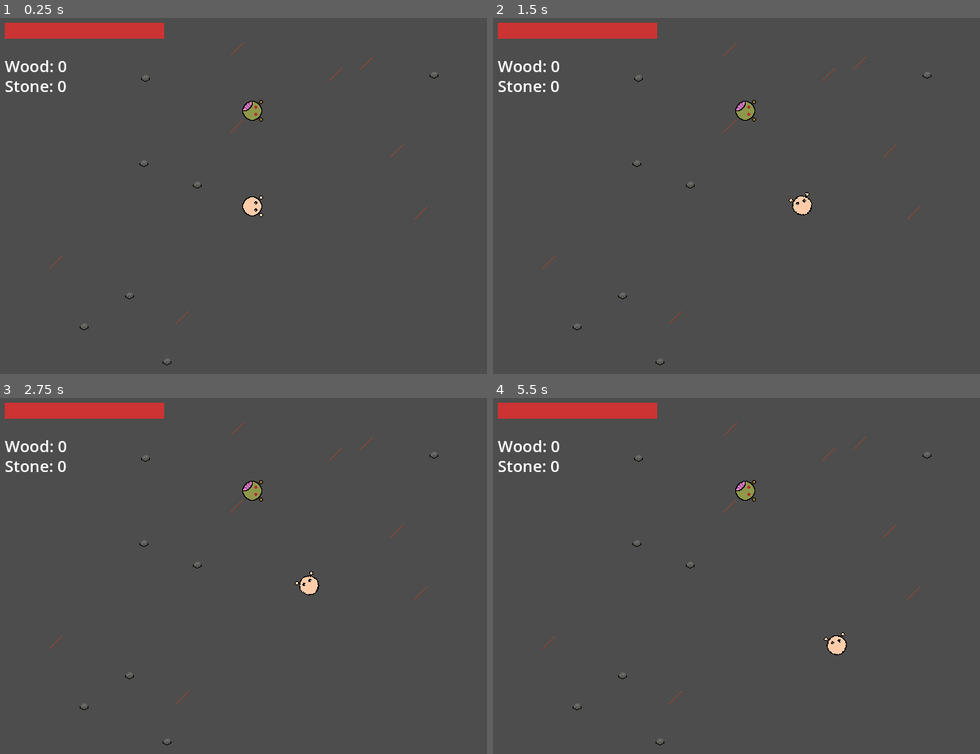
Above: before the commit, frames 1-4 (two rows, left to right).
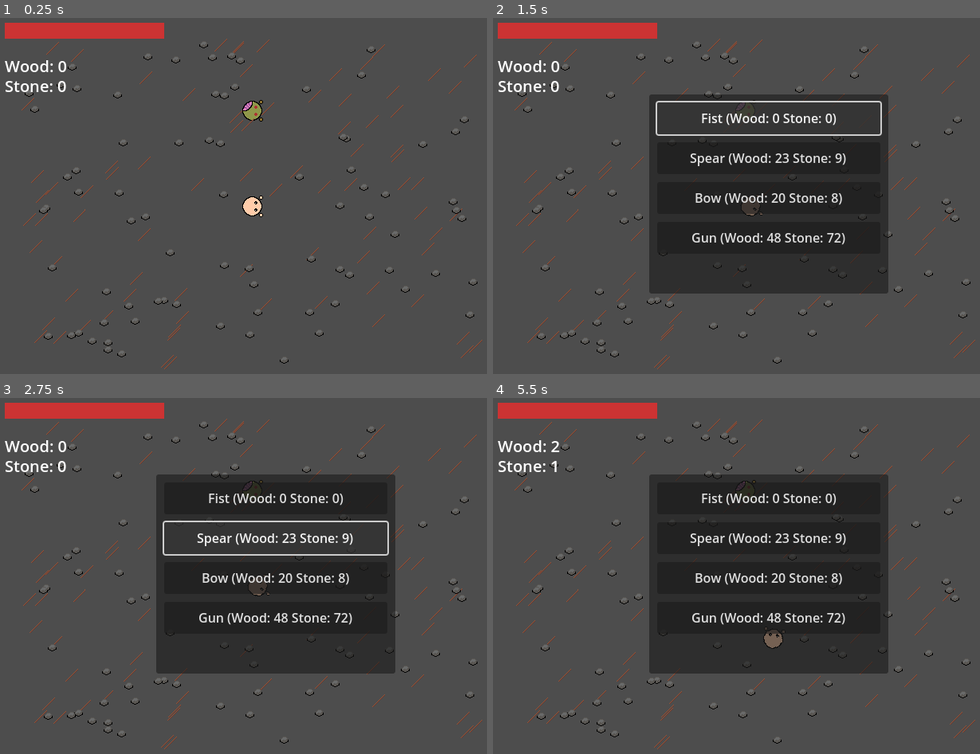
Above: after the commit, the same moments.

Repository: wondertrash/zombwio
Game: Godot game, scene res://main.tscn
Two runs of this game, one before a commit and one after it. Both use one fixed random seed, a clock stepped at 60 frames per second and the inputs below.
Inputs (mouse positions are in pixels of both pictures, inside the frame that each line leads up to):
- Up to frame 1 (0.25 s): no input
- Up to frame 2 (1.5 s): tap Enter at 0.5 s; move the mouse to (858, 185) at 0.52 s; hold D (right) 0.53-1.25 s; tap C (craft, bound only after the commit) at 0.6 s; click (858, 185) at 0.67 s; click (770, 117) at 1.25 s, where only the run after the commit has a clickable "Fist (Wood: 0 Stone: 0)"
- Up to frame 3 (2.75 s): click (277, 536) at 2 s, where only the run after the commit has a clickable "Spear (Wood: 23 Stone: 9)"
- Up to frame 4 (5.5 s): click (770, 579) at 2.75 s, where only the run after the commit has a clickable "Bow (Wood: 20 Stone: 8)"; click (770, 618) at 3.5 s, where only the run after the commit has a clickable "Gun (Wood: 48 Stone: 72)"; tap Space at 4.25 s; move the mouse to (643, 604) at 4.27 s; hold S (down) 4.28-5.03 s; tap C (craft, bound only after the commit) at 4.35, 5.3 s; move the mouse to (794, 501) at 5.02 s; hold D (right) from 5.03 s (still down); tap Alt at 5.1 s

The runs differ from the first frame. In frame 1, 1.8% of the frame differs, in the area x 4-100%, y 5-99%; in frame 2, 25%; in frame 3, 25%; in frame 4, 28%.

Commit message:
crafting + weapons, will work on anims soon

Diff:
--- /dev/null
+++ b/zombwio/craftingui.gd
@@ -0,0 +1,51 @@
+extends CanvasLayer
+@onready var player = get_tree().get_first_node_in_group("player")
+var panel: Panel
+var is_open: bool = false
+var recipes = {
+	"Fist": [0, 0, 0, 0],
+	"Spear": [23, 9, 20, 10],
+	"Bow": [20, 8, 10, 30],
+	"Gun": [48, 72, 7, 50]
+}
+func _ready() -> void:
+	process_mode = Node.PROCESS_MODE_ALWAYS
+	panel = Panel.new()
+	panel.position = Vector2(200, 100)
+	panel.size = Vector2(300, 250)
+	panel.visible = false
+	panel.process_mode = Node.PROCESS_MODE_ALWAYS
+	add_child(panel)
+	var y_pos = 10
+	for item_name in recipes.keys():
+		var recipe = recipes[item_name]
+		var button = Button.new()
+		button.text = "%s (Wood: %d Stone: %d)" % [item_name,recipe[0], recipe[1]]
+		button.position = Vector2(10, y_pos)
+		button.size = Vector2(280, 40)
+		button.pressed.connect(_craft_item.bind(item_name))
+		panel.add_child(button)
+		y_pos += 50
+func _process(delta: float) -> void:
+	if Input.is_action_just_pressed("craft"):
+		toggle_menu()
+func toggle_menu():
+	is_open = !is_open
+	panel.visible = is_open
+	get_tree().paused = is_open
+func _craft_item(item_name: String):
+	if not player:
+		return
+	var recipe = recipes[item_name]
+	var wood_cost = recipe[0]
+	var stone_cost = recipe[1]
+	var damage_bonus = recipe[2]
+	var range_bonus = recipe[3]
+	if player.inventory["wood"] >= wood_cost and player.inventory["stone"] >= stone_cost:
+		player.inventory["wood"] -= wood_cost
+		player.inventory["stone"] -= stone_cost
+		player.attack_damage = 1 + damage_bonus
+		player.attack_range = 20 + range_bonus
+		print("Crafted ", item_name, "! Damage: ", player.attack_damage, " Range: ", player.attack_range)
+	else:
+		print("Not enough resources!")
--- /dev/null
+++ b/zombwio/craftingui.tscn
@@ -0,0 +1,6 @@
+[gd_scene load_steps=2 format=3 uid="uid://c8mnghp2eidw0"]
+
+[ext_resource type="Script" uid="uid://b21aafe462kva" path="res://craftingui.gd" id="1_ymssn"]
+
+[node name="Craftingui" type="CanvasLayer"]
+script = ExtResource("1_ymssn")
--- a/zombwio/main.tscn
+++ b/zombwio/main.tscn
@@ -7,6 +7,7 @@
 [ext_resource type="PackedScene" uid="uid://8e1odnim7q4r" path="res://resourcespawner.tscn" id="4_7mycd"]
 [ext_resource type="PackedScene" uid="uid://bar8k7n2xq0yo" path="res://resource.tscn" id="5_lquwl"]
 [ext_resource type="PackedScene" uid="uid://dmsjjuy628sjf" path="res://inventory.tscn" id="6_7mycd"]
+[ext_resource type="PackedScene" uid="uid://c8mnghp2eidw0" path="res://craftingui.tscn" id="7_5vw27"]
 
 [node name="Game" type="Node2D"]
 
@@ -22,6 +23,8 @@
 
 [node name="Healthui" parent="." instance=ExtResource("4_1bvp3")]
 
+[node name="Craftingui" parent="." instance=ExtResource("7_5vw27")]
+
 [node name="Inventory" parent="." instance=ExtResource("6_7mycd")]
 
 [node name="TileMap" type="TileMap" parent="."]
--- a/zombwio/project.godot
+++ b/zombwio/project.godot
@@ -56,6 +56,11 @@
 "events": [Object(InputEventKey,"resource_local_to_scene":false,"resource_name":"","device":-1,"window_id":0,"alt_press …(192 unchanged characters)…
 ]
 }
+craft={
+"deadzone": 0.2,
+"events": [Object(InputEventKey,"resource_local_to_scene":false,"resource_name":"","device":-1,"window_id":0,"alt_pressed":false,"shift_pressed":false,"ctrl_pressed":false,"meta_pressed":false,"pressed":false,"keycode":0,"physical_keycode":67,"key_label":0,"unicode":99,"location":0,"echo":false,"script":null)
+]
+}
 
 [rendering]
 
--- a/zombwio/resourcespawner.gd
+++ b/zombwio/resourcespawner.gd
@@ -3,8 +3,8 @@
 @export var spawn_area_size: Vector2 = Vector2(640, 480)
 @export var spawn_map_buffer: float = 35.0
 @export var spawn_player_buffer: float = 35.0
-@export var wood_count: int = 8
-@export var stone_count: int = 7
+@export var wood_count: int = 80
+@export var stone_count: int = 80
 func _ready() -> void:
 	call_deferred("spawn_resources")
 func _process(delta: float) -> void:
Not shown, added: zombwio/craftingui.gd.uid
Not shown: 1 places in zombwio/main.tscn that only renumber resources
